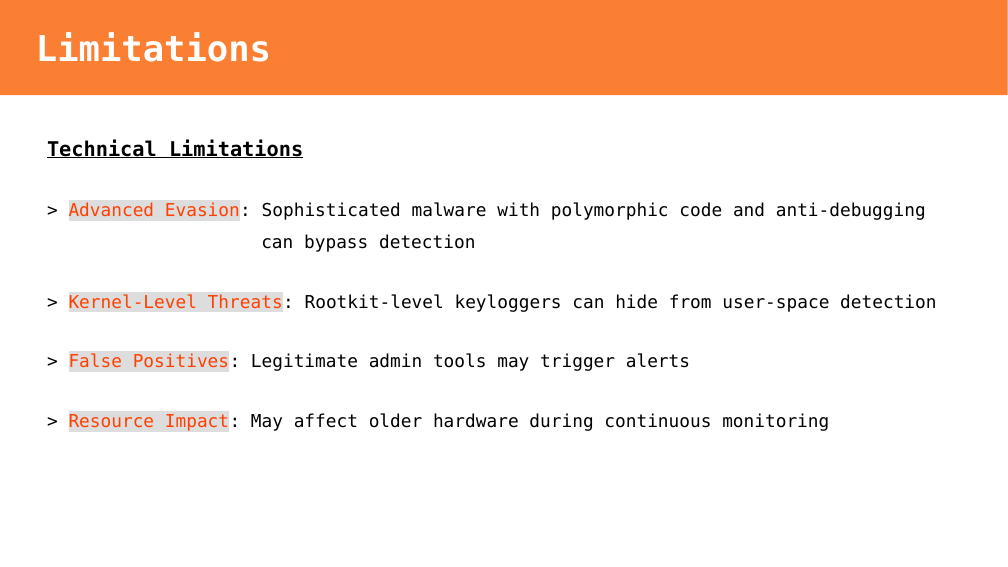
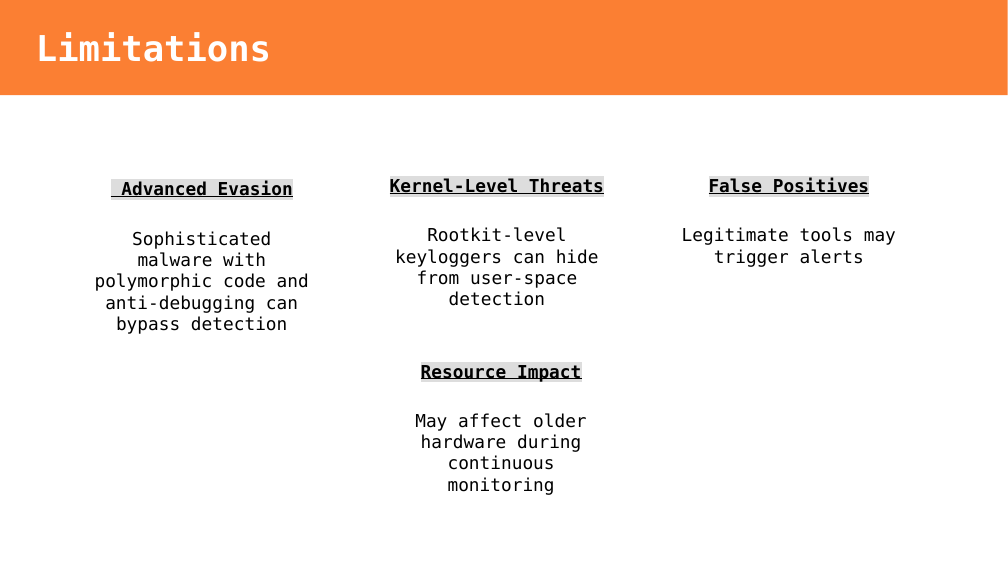
Before and after one commit to bit-web24/keylogger-detection-system, a slide deck: slide 8 of docs/presentation.odp. Drawn at 1008x567 pixels with LibreOffice and Linux fonts; fonts in the diff are those of the drawing. Boxes give left, top, right and bottom in pixels: in the first picture for what was removed or moved away, otherwise in the second. Text is boxed around its words. In the diff, an @@ line names an element or a change of style, - is before the commit and + after.

Commit message:
update presentation

```diff
--- a/docs/presentation.odp
+++ b/docs/presentation.odp
@@ text added at [390,178,604,306], 14 pt, text #000000 @@
+Kernel-Level Threats
+Rootkit-level keyloggers can hide from user-space detection
@@ text added at [682,178,896,267], 14 pt, text #000000 @@
+False Positives
+Legitimate tools may trigger alerts
@@ text at [95,181,309,334]: text changed @@
-Technical Limitations
-> Advanced Evasion: Sophisticated malware with polymorphic code and anti-debugging can bypass detection
-> Kernel-Level Threats: Rootkit-level keyloggers can hide from user-space detection
-> False Positives: Legitimate admin tools may trigger alerts
-> Resource Impact: May affect older hardware during continuous monitoring
+Advanced Evasion
+Sophisticated malware with polymorphic code and anti-debugging can bypass detection
@@ text added at [415,365,587,495], 14 pt, text #000000 @@
+Resource Impact
+May affect older hardware during continuous monitoring
```
Also in this commit, not shown: 3 other slides changed, 1 other file.
